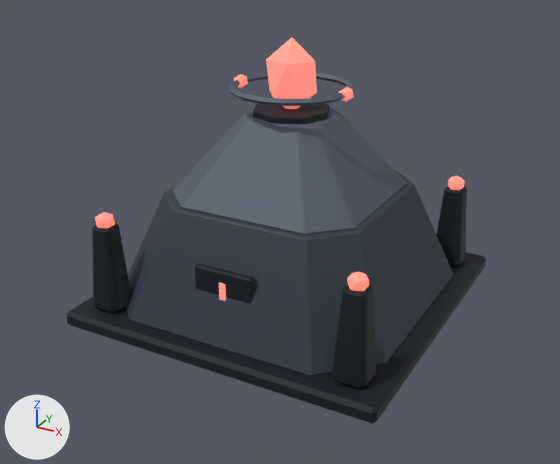
One commit to the Blender file assets/models/m_hq.blend: the scene before it, then after it.
The view is the same before and after, from a 50 mm camera at (6.04, -11.39, 6.94) aimed at (0.02, -0.45, 1.47). Arrows for +X, +Y and +Z are at lower left; the lights stay in place. The older version comes first.

Objects in the first picture: 'Core crystal', 'Field cage', 'Nexus'.
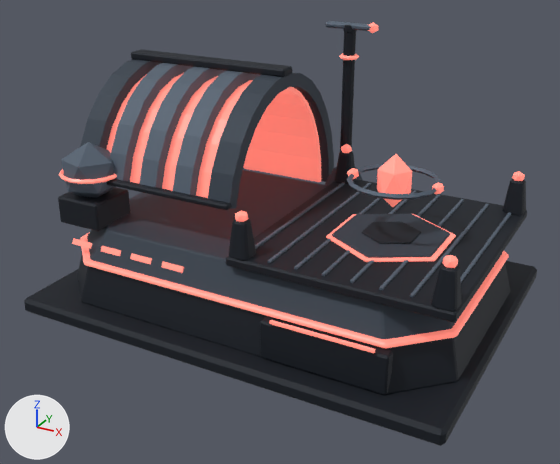
Commit message: Redesign the machine command centre as a long hooded command hull

ob_crystal is not drawn itself; it is the parent of ob_core_crystal.
ob_ring is not drawn itself; it is the parent of ob_field_cage.

Edits to the scene script, one JSON object a line:
```json
{"block": "me_icosphere_004", "where": "# used by ob_core_crystal; parent = ob_crystal; location = (0.0, 0.0, 0.0)"}
{"op": "remove", "block": "me_icosphere_004", "code": "me_icosphere_004.from_pydata(...)  # 12 vertices, 20 faces; spans x -0.429..0.429, y -0.408..0.408, z -0.64..0.64"}
{"op": "add", "block": "me_icosphere_004", "code": "me_icosphere_004.from_pydata(...)  # 12 vertices, 20 faces; spans x -0.286..0.286, y -0.272..0.272, z -0.46..0.46"}
{"block": "me_icosphere_004", "change": "me_icosphere_004 part 1: the whole mesh is scaled about its middle by (0.667, 0.667, 0.719)"}
{"block": "me_torus", "where": "# used by ob_field_cage; parent = ob_ring; location = (0.0, 0.0, 0.0)"}
{"op": "remove", "block": "me_torus", "code": "me_torus.from_pydata(...)  # 88 vertices, 104 faces; spans x -1.11..1.11, y -1.06..1.06, z -0.12..0.12"}
{"op": "add", "block": "me_torus", "code": "me_torus.from_pydata(...)  # 88 vertices, 104 faces; spans x -0.81..0.81, y -0.77..0.77, z -0.1..0.1"}
{"block": "me_torus", "change": "me_torus part 2: the loose piece of 64 vertices spanning x -1.06..1.06, y -1.06..1.06, z -0.05..0.05 is scaled about its middle by (0.713, 0.713, 0.818)"}
{"block": "me_torus", "change": "me_torus part 3: the loose piece of 12 vertices spanning x -1.11..-0.89, y -0.15..0.15, z -0.12..0.12 is scaled about its middle by (0.833, 0.778, 0.833), then moved by (0.28, 0.0, 0.0)"}
{"block": "me_torus", "change": "me_torus part 4: the loose piece of 12 vertices spanning x 0.89..1.11, y -0.15..0.15, z -0.12..0.12 is scaled about its middle by (0.833, 0.778, 0.833), then moved by (-0.28, 0.0, 0.0)"}
{"op": "add", "block": "me_cube_019", "code": ["me_cube_019 = bpy.data.meshes.new('Cube.019')", "me_cube_019.from_pydata(...)  # 84 vertices, 96 faces; spans x -0.475..0.557, y -0.123..0.123, z -0.07..0.14", "# faces by material slot: [76, 20]", "me_cube_019.materials.append(mat_paint)", "me_cube_019.materials.append(mat_signal_ff3e31)  # red #ff8779, glowing red #ff8779"]}
{"op": "add", "block": "me_cube_1", "code": ["me_cube_1 = bpy.data.meshes.new('Cube')", "me_cube_1.from_pydata(...)  # 1392 vertices, 1450 faces; spans x -3.9..3.9, y -2.9..2.9, z 0.0..4.6", "# faces by material slot: [970, 480]", "me_cube_1.materials.append(mat_paint)", "me_cube_1.materials.append(mat_signal_ff3e31)  # red #ff8779, glowing red #ff8779"]}
{"op": "remove", "block": "ob_nexus", "code": ["ob_nexus = bpy.data.objects.new('Nexus', me_cube)", "ob_nexus.location = (0.0, 0.0, 0.0)"]}
{"op": "set", "path": "ob_crystal.location", "old": "(0.0, 0.0, 4.12)", "new": "(2.0, -0.25, 2.7)"}
{"op": "set", "path": "ob_ring.location", "old": "(0.0, 0.0, 3.93)", "new": "(2.0, -0.25, 2.7)"}
{"op": "add", "block": "ob_sensor_head", "code": ["ob_sensor_head = bpy.data.objects.new('Sensor head', me_cube_019)", "ob_sensor_head.parent = ob_dish", "ob_sensor_head.location = (0.0, 0.0, 0.0)"]}
{"op": "add", "block": "ob_dish", "code": ["ob_dish = bpy.data.objects.new('dish', None)", "ob_dish.location = (0.1, 2.1, 4.62)"]}
{"op": "add", "block": "ob_command_hull", "code": ["ob_command_hull = bpy.data.objects.new('Command hull', me_cube_1)", "ob_command_hull.location = (0.0, 0.0, 0.0)"]}
```

Pixel boxes [x1, y1, x2, y2] of what changed, in the pictures (560 x 464 px; the box of a moved part takes in the faces that stretch with it):
```json
{"object": "Command hull", "change": "added", "after": [24, 32, 537, 446], "faces in mat_paint": [24, 32, 537, 446], "faces in mat_signal_ff3e31 (red #ff8779, glowing red #ff8779)": [59, 53, 525, 353]}
{"object": "Nexus", "change": "deleted", "before": [67, 103, 486, 424], "faces in mat_paint": [67, 103, 486, 424], "faces in mat_signal_ff3e31 (red #ff8779, glowing red #ff8779)": [95, 176, 465, 301]}
{"object": "Core crystal", "change": "moved, rescaled", "before": [266, 38, 317, 109], "after": [377, 154, 412, 207], "on screen": "31% narrower, 25% shorter"}
{"object": "Field cage", "change": "reshaped, moved", "before": [229, 73, 355, 106], "after": [347, 164, 444, 200], "on screen": "23% narrower, 9% taller"}
{"object": "Sensor head", "change": "added", "after": [325, 21, 378, 33], "faces in mat_paint": [325, 21, 371, 33]}
{"part": 2, "of": "me_torus", "change": "moved or reshaped", "before": [229, 73, 355, 106], "after": [347, 164, 443, 200]}
{"part": 3, "of": "me_torus", "change": "moved or reshaped", "before": [234, 74, 248, 88], "after": [347, 168, 359, 179]}
{"part": 4, "of": "me_torus", "change": "moved or reshaped", "before": [339, 87, 353, 101], "after": [432, 182, 444, 194]}
```
